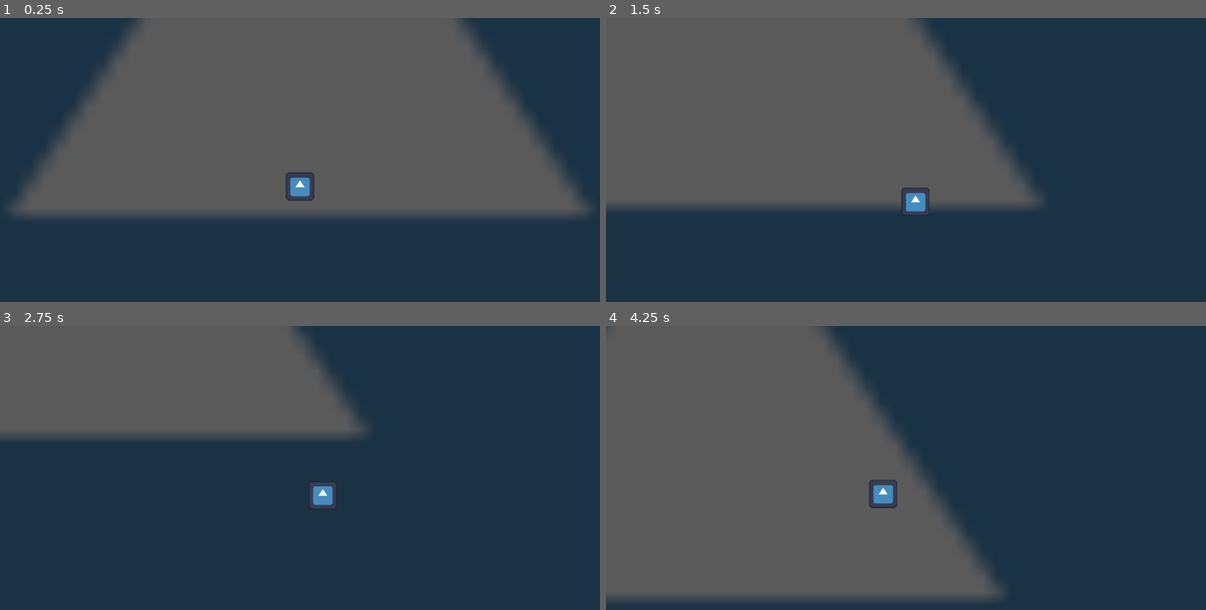
Above: before the commit, frames 1-4 (two rows, left to right).
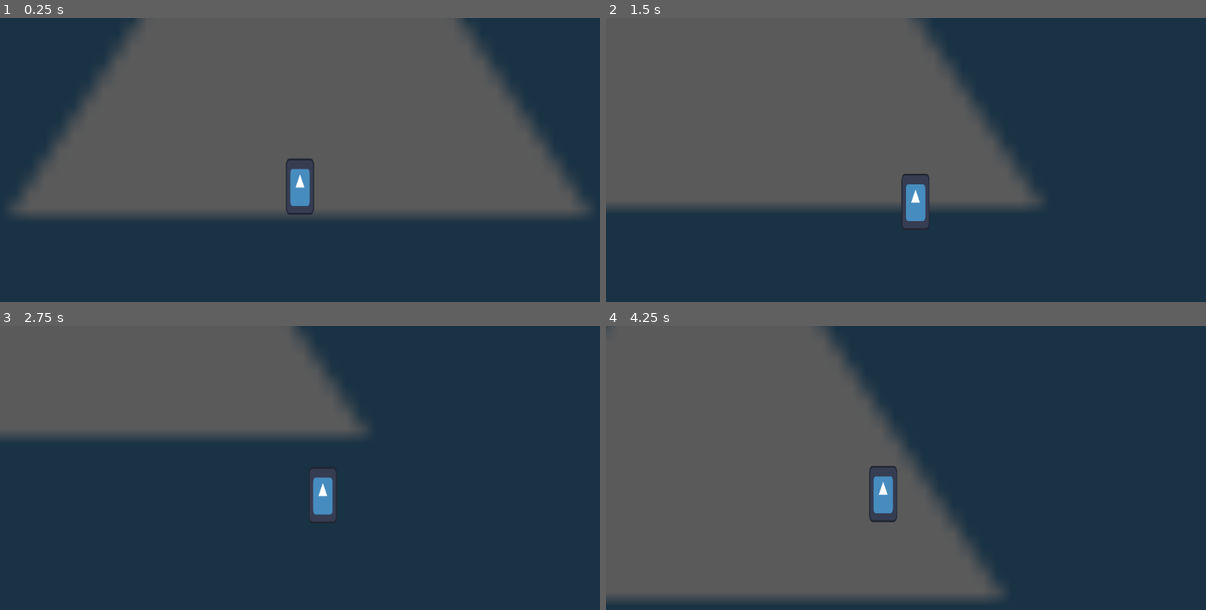
Above: after the commit, the same moments.

Repository: AgilMonkey/Wild-Bun-Magic
Game: Godot game, scene res://scenes/levels/main_test_scene/main_test_scene.tscn
Same seed, same stepped clock (60 frames per second), same inputs: the game is played once before the commit and once after it. The engine's default icon, where the game draws it, is replaced by a stand-in: a white triangle on a blue panel in a dark square.
Inputs:
- Up to frame 1 (0.25 s): no input
- Up to frame 2 (1.5 s): tap Enter at 0.5 s; hold D (move_right) 0.53-1.28 s; tap Shift (dash) at 0.6, 1.35 s; hold S (move_down) from 1.28 s (still down)
- Up to frame 3 (2.75 s): release S (move_down) at 2.03 s; hold D (move_right) from 2.03 s (still down); tap Shift (dash) at 2.1 s
- Up to frame 4 (4.25 s): release D (move_right) at 2.78 s; hold W (move_up) 2.78-3.53 s; tap Shift (dash) at 2.85, 3.6 s; hold A (move_left) from 3.53 s (still down)

The runs differ from the first frame. In frame 1, 0.6% of the frame differs, in the area x 47-53%, y 49-70%; in frame 2, 0.5%; in frame 3, 0.5%; in frame 4, 0.6%, in the area x 43-49%, y 49-70%.

Commit message:
Change player to be a bit rectangular

Diff:
--- a/scenes/player/player.tscn
+++ b/scenes/player/player.tscn
@@ -13,10 +13,11 @@
 position_smoothing_enabled = true
 
 [node name="Gfx" type="Sprite2D" parent="."]
-scale = Vector2(0.375, 0.375)
+scale = Vector2(0.375, 0.75)
 texture = ExtResource("1_8afob")
 
 [node name="CollisionShape2D" type="CollisionShape2D" parent="."]
+position = Vector2(0, 24)
 shape = SubResource("RectangleShape2D_8afob")
 
 [node name="PlayerMovement" type="Node" parent="."]
